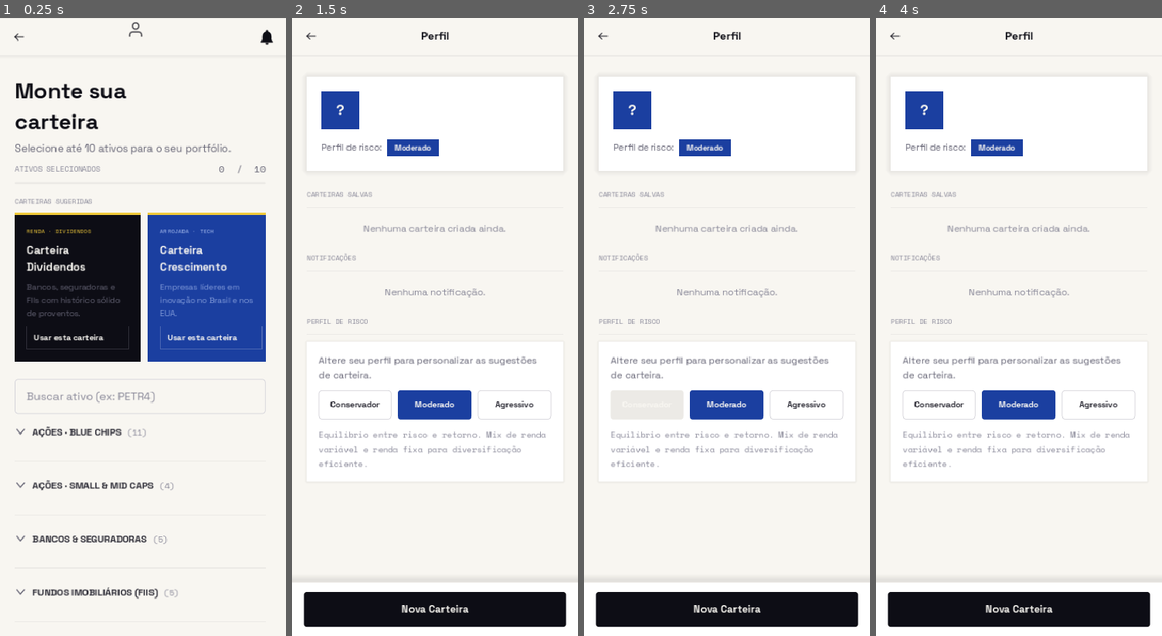
Above: before the commit, frames 1-4 (left to right).
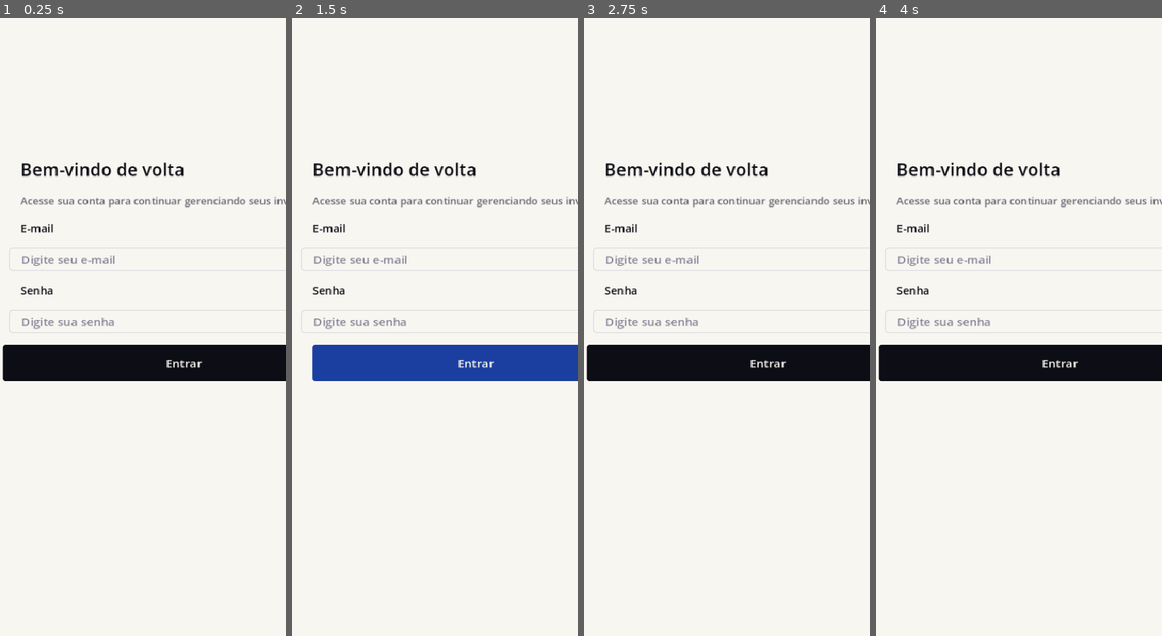
Above: after the commit, the same moments.

Repository: miguel-oliveira-silva/ProjetoCompletoADS
Game: Godot game, scene res://scenes/screens/login_screen.tscn
The game is run twice, just before and just after one commit, with the same random seed, the same clock (stepped at 60 frames per second) and the same inputs. Before the commit the project starts from res://scenes/screens/wallet_selection_screen.tscn.
Inputs (mouse positions are in pixels of both pictures, inside the frame that each line leads up to):
- Up to frame 1 (0.25 s): no input
- Up to frame 2 (1.5 s): click (435, 36) at 0.52 s; click (475, 364) at 1.25 s, where only the run after the commit has a clickable "Entrar"
- Up to frame 3 (2.75 s): click (646, 407) at 2 s, where only the run before the commit has a clickable "Conservador"
- Up to frame 4 (4 s): click (976, 401) at 2.75 s, where only the run after the commit has a clickable "Esqueci minha senha"; click (1019, 407) at 3.5 s, where only the run before the commit has a clickable "Moderado"

The runs differ from the first frame. In frame 1, 27% of the frame differs, in the area x 0-100%, y 0-94%; in frame 2, 17%; in frame 3, 17%; in frame 4, 17%.
Error after the commit: Parse Error: Identifier "AuthManager" not declared in the current scope. (res://scripts/screens/login_screen.gd:32)

Commit message:
bug: dicionário em login_screen.gd

Diff:
--- a/FORMA/project.godot
+++ b/FORMA/project.godot
@@ -11,8 +11,8 @@
 [application]
 
 config/name="MyCassidile"
-run/main_scene="res://scenes/screens/wallet_selection_screen.tscn"
-config/features=PackedStringArray("4.6", "Mobile")
+run/main_scene="uid://b0sheblebiby"
+config/features=PackedStringArray("4.7", "Mobile")
 config/icon="res://icon.svg"
 
 [autoload]
--- a/FORMA/scripts/screens/login_screen.gd
+++ b/FORMA/scripts/screens/login_screen.gd
@@ -29,7 +29,7 @@
 	login_button.text = "Conectando..."
 
 	# Aguardar resposta do servidor
-	var result: Dictionary = await AuthManager.login(email, password)
+	var result = await AuthManager.login(email, password)
 
 	# Reativar o botão independentemente do resultado
 	_reset_login_button()
